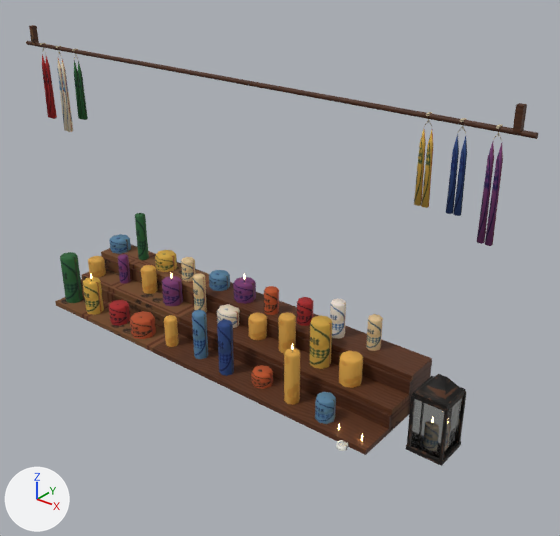
The glTF model site/public/models/prop_deco_kerzen.glb: old version first, new version second.
Before and after are seen from a camera (50 mm lens) standing at (1.72, -1.89, 1.62) and looking at (0.18, 0.05, 0.42). Lighting does not change. The marker at lower left points along +X, +Y and +Z. The older version comes first. Where no turn or scale is listed for an object, it has been applied to the vertices. Vertices at exactly the same position are counted once.

In view in the first picture: 'prop_deco_kerzen_static'.
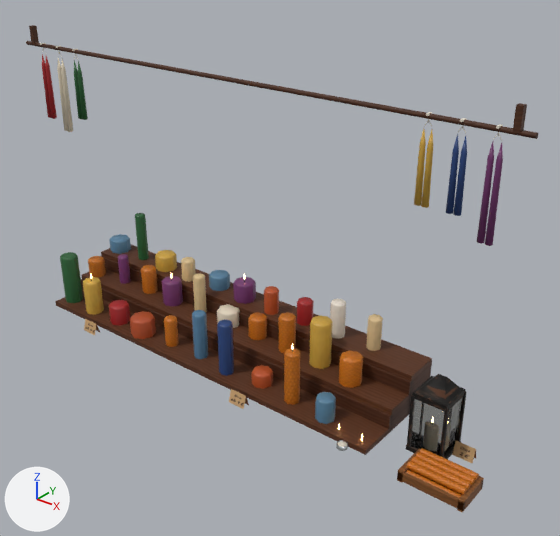
Where the newer file only moved an object's origin or applied its transform, the numbers keep the older frame.

Boxes (x1, y1, x2, y2) around the edits, measured in the pictures (560 x 536 px; the box of a moved part takes in the faces that stretch with it):
'prop_deco_kerzen_static', reshaped (11% taller): before (26, 25, 538, 466); after (26, 25, 538, 513)
part 1 of me_prop_deco_kerzen_static, added: after (397, 472, 466, 511)
part 2 of me_prop_deco_kerzen_static, added: after (397, 449, 421, 483)
part 3 of me_prop_deco_kerzen_static, added: after (457, 476, 484, 513)
part 4 of me_prop_deco_kerzen_static, added: after (406, 469, 461, 498)
part 5 of me_prop_deco_kerzen_static, added: after (407, 461, 467, 494)
part 6 of me_prop_deco_kerzen_static, added: after (411, 457, 471, 490)
part 7 of me_prop_deco_kerzen_static, added: after (416, 452, 475, 485)
part 8 of me_prop_deco_kerzen_static, added: after (420, 448, 479, 480)
part 9 of me_prop_deco_kerzen_static, moved or reshaped: before (336, 392, 466, 466); after (406, 392, 476, 463)
part 10 of me_prop_deco_kerzen_static, moved or reshaped: before (42, 49, 82, 131); after (42, 48, 82, 131)
part 11 of me_prop_deco_kerzen_static, moved or reshaped: before (414, 121, 499, 244); after (414, 119, 502, 244)
part 12 of me_prop_deco_kerzen_static, built on: before (155, 254, 177, 347); after (84, 250, 249, 409)
part 13 of me_prop_deco_kerzen_static, surface changed: (29, 27, 527, 448) in both

Diff of the bpy script that builds the scene:
```diff
--- a/site/public/models/prop_deco_kerzen.glb.py
+++ b/site/public/models/prop_deco_kerzen.glb.py
@@ me_prop_deco_kerzen_static @@
 # used by ob_prop_deco_kerzen_static; location = (0.0, 0.018, 0.575)
-me_prop_deco_kerzen_static.from_pydata(...)  # 1650 vertices, 2554 faces; spans x -1.05..1.05, y -0.22..0.22, z -0.58..0.58
+me_prop_deco_kerzen_static.from_pydata(...)  # 1836 vertices, 2850 faces; spans x -1.05..1.06, y -0.25..0.22, z -0.57..0.57
+# me_prop_deco_kerzen_static part 1: a new loose piece, a box spanning x 0.84..1.06, y -0.228..-0.216, z -0.57..-0.54, in mat_vendor_atlas
+# me_prop_deco_kerzen_static part 2: a new loose piece, a box spanning x 0.84..0.858, y -0.228..-0.098, z -0.575..-0.535, in mat_vendor_atlas
+# me_prop_deco_kerzen_static part 3: a new loose piece, a box spanning x 1.042..1.06, y -0.228..-0.098, z -0.575..-0.535, in mat_vendor_atlas
+# me_prop_deco_kerzen_static part 4: a new loose piece, an 8-sided cylinder along x spanning x 0.855..1.045, y -0.215..-0.191, z -0.565..-0.541, in mat_vendor_atlas
+# me_prop_deco_kerzen_static part 5: a new loose piece, an 8-sided cylinder along x spanning x 0.855..1.045, y -0.202..-0.178, z -0.543..-0.519, in mat_vendor_atlas
+# me_prop_deco_kerzen_static part 6: a new loose piece, an 8-sided cylinder along x spanning x 0.855..1.045, y -0.176..-0.152, z -0.543..-0.519, in mat_vendor_atlas
+# me_prop_deco_kerzen_static part 7: a new loose piece, an 8-sided cylinder along x spanning x 0.855..1.045, y -0.15..-0.126, z -0.543..-0.519, in mat_vendor_atlas
+# me_prop_deco_kerzen_static part 8: a new loose piece, an 8-sided cylinder along x spanning x 0.855..1.045, y -0.124..-0.1, z -0.543..-0.519, in mat_vendor_atlas
+# me_prop_deco_kerzen_static part 9: 8 vertices moved within x 0.79..0.91, y -0.08..0.04, z -0.57..-0.37; 32 vertices removed from x 0.56..0.92, y -0.22..0.03, z -0.58..-0.36; 38 vertices added at x 0.56..0.99, y -0.22..0.04, z -0.57..-0.37
+# me_prop_deco_kerzen_static part 10: 12 vertices moved within x -0.96..-0.75, y -0.06..-0.05, z 0.18..0.49; 6 vertices removed from x -0.95..-0.75, y -0.05, z 0.48; 6 vertices added at x -0.95..-0.75, y -0.05, z 0.49
+# me_prop_deco_kerzen_static part 11: 12 vertices moved within x 0.74..0.95, y -0.06..-0.05, z 0.19..0.49; 6 vertices removed from x 0.75..0.95, y -0.05, z 0.48; 6 vertices added at x 0.75..0.95, y -0.05, z 0.49
+# me_prop_deco_kerzen_static part 12: 7 vertices removed from x -0.58..-0.22, y -0.12..0.18, z -0.44..-0.36; 19 vertices added at x -0.64..0.24, y -0.25..0.18, z -0.57..-0.35
+# me_prop_deco_kerzen_static part 13: 1779 kept faces spanning x -1.05..1.05, y -0.22..0.22, z -0.57..0.57 get new texture (UV) coordinates
+# other edits to the shape of me_prop_deco_kerzen_static do not show in these pictures
 me_prop_deco_kerzen_static.materials.append(mat_vendor_atlas)
```
